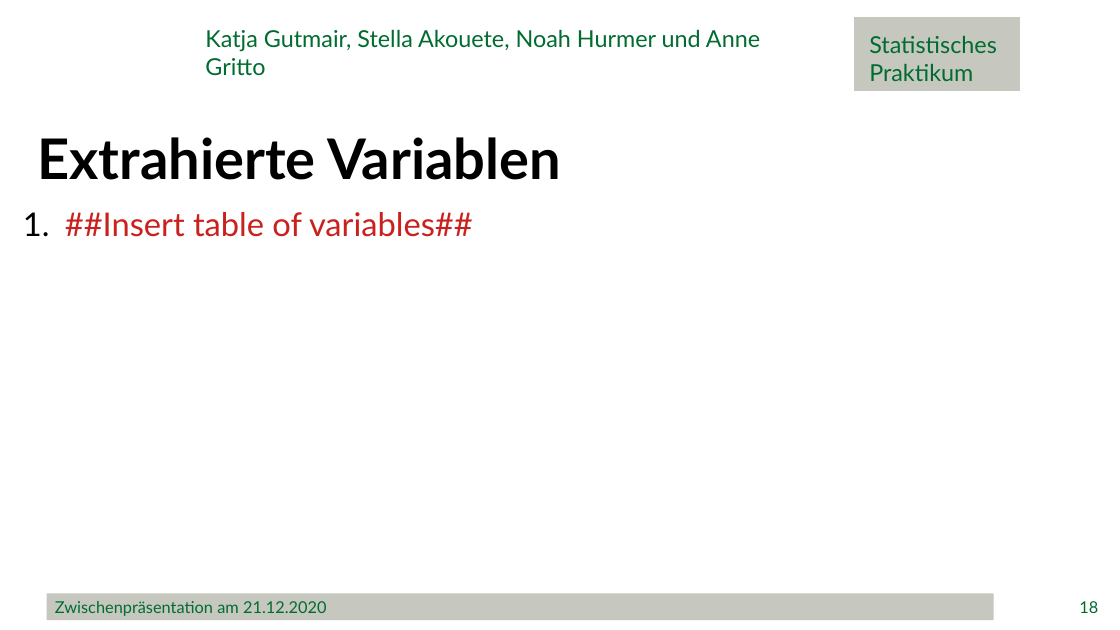
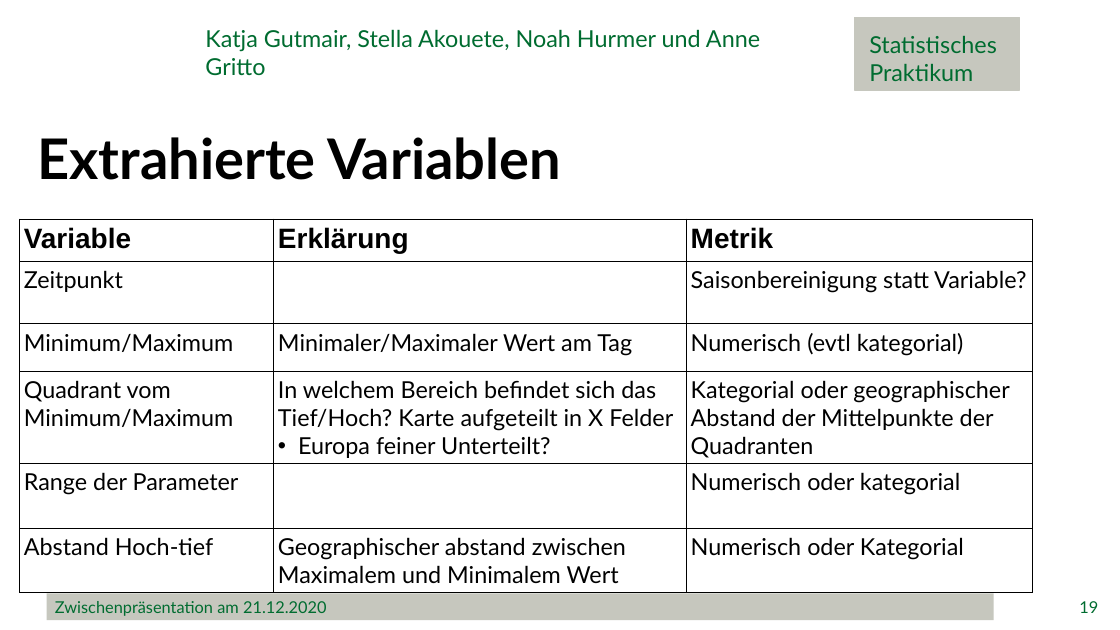
Before and after one commit to minimops/weatherFrog, a slide deck: slide 19 of ppt/Zwischenpraesentation_v1.1.pptx (slide 18 before the commit). Drawn at 1120x630 pixels with LibreOffice and Linux fonts; fonts in the diff are those of the drawing; background and template pictures are left out. Boxes give left, top, right and bottom in pixels: in the first picture for what was removed or moved away, otherwise in the second. Text is boxed around its words. In the diff, an @@ line names an element or a change of style, - is before the commit and + after.

Commit message:
zwischenpräsentation weitergemacht

```diff
--- a/ppt/Zwischenpraesentation_v1.1.pptx
+++ b/ppt/Zwischenpraesentation_v1.1.pptx
@@ table added at bbox=[19, 219, 1033, 593], 6 rows, 3 columns @@
+Variable | Erklärung | Metrik
+Zeitpunkt |  | Saisonbereinigung statt Variable?
+Minimum/Maximum | Minimaler/Maximaler Wert am Tag | Numerisch (evtl kategorial)
+Quadrant vom Minimum/Maximum | In welchem Bereich befindet sich das Tief/Hoch? Karte aufgeteilt in X Felder / Europa feiner Unterteilt? | Kategorial oder geographischer Abstand der Mittelpunkte der Quadranten
+Range der Parameter |  | Numerisch oder kategorial
+Abstand Hoch-tief | Geographischer abstand zwischen Maximalem und Minimalem Wert | Numerisch oder Kategorial
@@ text removed at bbox=[65, 212, 473, 237] @@
-1. ##Insert table of variables##
@@ page number at bbox=[1079, 601, 1098, 613]: text changed @@
-18
+19
```
Also in this commit, not shown: 11 other slides changed, 2 slides added.
